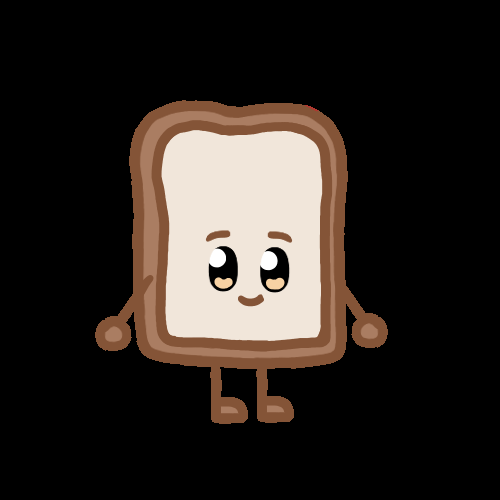
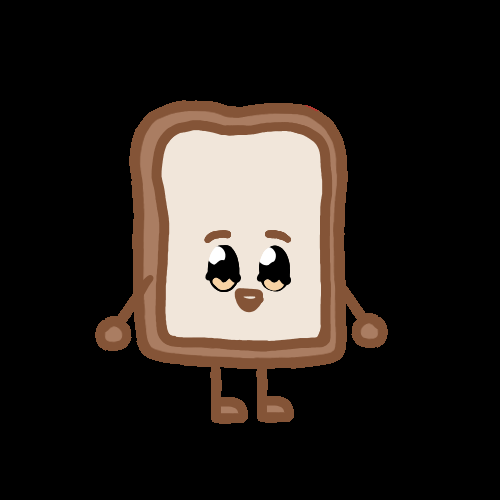
Layers edited between the first and the second 500 × 500 image:
added layer "Warstwa177" above "Warstwa176" over [left=204, top=230, right=291, bottom=307]
added layer "Warstwa176" above "Warstwa174" over [left=204, top=230, right=291, bottom=313]
added layer "Warstwa174" above "Warstwa169" over [left=204, top=230, right=291, bottom=307]
painted on "Warstwa169" over [left=205, top=230, right=293, bottom=307]
